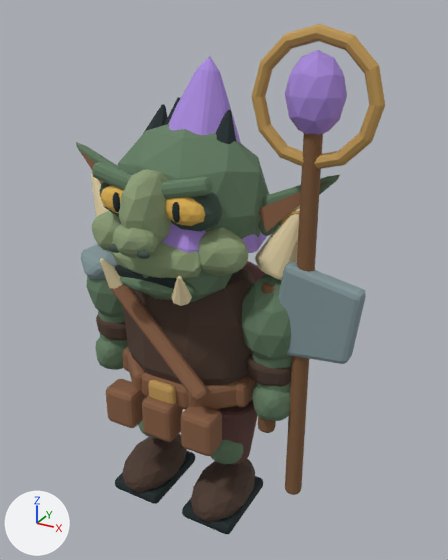
The Blender file art_source/blender/hexer.blend, before and after one commit.
Both versions are drawn from a 50 mm lens placed at (1.47, -2.36, 2.47), pointed at (0.15, 0.05, 1.27). Every picture has the same lights, and +X, +Y and +Z are marked at lower left. The picture after the commit comes second.

The first picture shows 'Cranium.012', 'Deltoid.030', 'Deltoid.031', 'TailoredTorso.015', 'TrouserLeg.030', 'TrouserLeg.031', 'WeaponHandle.010'.
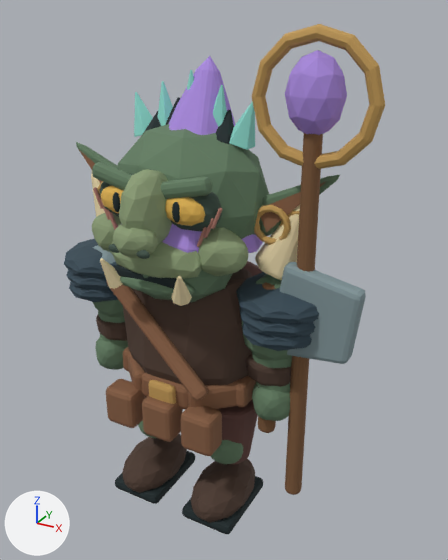
Changed parts and their boxes [x1, y1, x2, y2] in the pictures (448 x 560 px):
'Cranium.012', reshaped (13% taller): before [76, 97, 340, 306]; after [76, 70, 340, 306]
'Deltoid.075', added: after [236, 272, 319, 421]
'Deltoid.031', deleted (green): before [242, 274, 292, 421]
'Deltoid.030', reshaped: before [81, 244, 128, 370]; after [64, 238, 128, 370]
part 1 of me_icosphere_1713, added (brown): after [254, 205, 291, 245]
part 2 of me_icosphere_1713, added (cyan): after [134, 70, 255, 150]
part 3 of me_icosphere_1713, added: after [93, 187, 118, 230]
part 4 of me_icosphere_1713, added: after [197, 208, 222, 247]
part 5 of me_icosphere_1729, added (blue): after [64, 238, 118, 278]
part 6 of me_icosphere_1729, added (blue): after [66, 270, 110, 290]
part 7 of me_icosphere_1729, added (blue): after [69, 282, 118, 302]

The change, as a list of edits to the scene's bpy script:
```text
Change me_icosphere_1713:
    used by ob_cranium_012; parent = ob_head_015; location = (0.0, 0.0, 0.13)
    remove me_icosphere_1713.from_pydata(...)  # 2496 vertices, 2778 faces; spans x -0.692..0.692, y -0.509..0.3, z -0.45..0.471
    add me_icosphere_1713.from_pydata(...)  # 3470 vertices, 3725 faces; spans x -0.692..0.692, y -0.509..0.3, z -0.45..0.56
    me_icosphere_1713 part 1: a new loose piece, a torus around y (ring radius 0.075, tube radius 0.016) spanning x 0.339..0.521, y -0.056..-0.024, z -0.141..0.041, in mat_fort_swarm_vertexpalette_011
    me_icosphere_1713 part 2: 350 vertices added at x -0.304..0.304, y -0.038..0.095, z 0.253..0.56
    me_icosphere_1713 part 3: 168 vertices added at x -0.323..-0.207, y -0.295..-0.275, z -0.106..0.076
    me_icosphere_1713 part 4: 168 vertices added at x 0.207..0.323, y -0.295..-0.275, z -0.106..0.076
    other edits to the shape of me_icosphere_1713 do not show in these pictures
Change me_icosphere_1729:
    used by ob_deltoid_030; parent = ob_arml_022; location = (0.0, 0.0, -0.1)
    remove me_icosphere_1729.from_pydata(...)  # 490 vertices, 532 faces; spans x -0.185..0.185, y -0.189..0.189, z -0.522..0.23
    add me_icosphere_1729.from_pydata(...)  # 1072 vertices, 1252 faces; spans x -0.268..0.185, y -0.249..0.249, z -0.522..0.23
    me_icosphere_1729 part 5: a new loose piece of 62 vertices spanning x -0.268..0.168, y -0.249..0.249, z 0.06..0.2, in mat_fort_swarm_vertexpalette_011
    me_icosphere_1729 part 6: a new loose piece of 62 vertices spanning x -0.254..0.154, y -0.249..0.249, z -0.005..0.135, in mat_fort_swarm_vertexpalette_011
    me_icosphere_1729 part 7: a new loose piece of 62 vertices spanning x -0.24..0.14, y -0.249..0.249, z -0.07..0.07, in mat_fort_swarm_vertexpalette_011
    other edits to the shape of me_icosphere_1729 do not show in these pictures
Add me_icosphere_5353:
    me_icosphere_5353.from_pydata(...)  # 980 vertices, 1152 faces; spans x -0.168..0.268, y -0.249..0.249, z -0.522..0.23
    me_icosphere_5353.materials.append(mat_fort_swarm_vertexpalette_011)
Remove ob_deltoid_031:
    ob_deltoid_031 = bpy.data.objects.new('Deltoid.031', me_icosphere_1734)
    ob_deltoid_031.parent = ob_armr_022
    ob_deltoid_031.location = (0.0, 0.0, -0.1)
Add ob_deltoid_075:
    ob_deltoid_075 = bpy.data.objects.new('Deltoid.075', me_icosphere_5353)
    ob_deltoid_075.parent = ob_armr_022
    ob_deltoid_075.location = (0.0, 0.0, -0.1)
```
